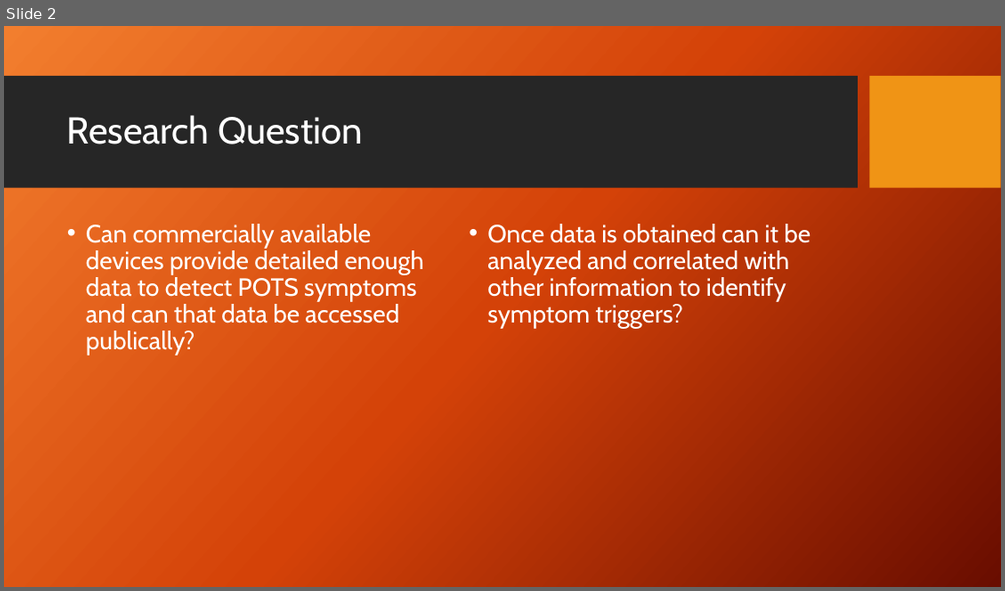
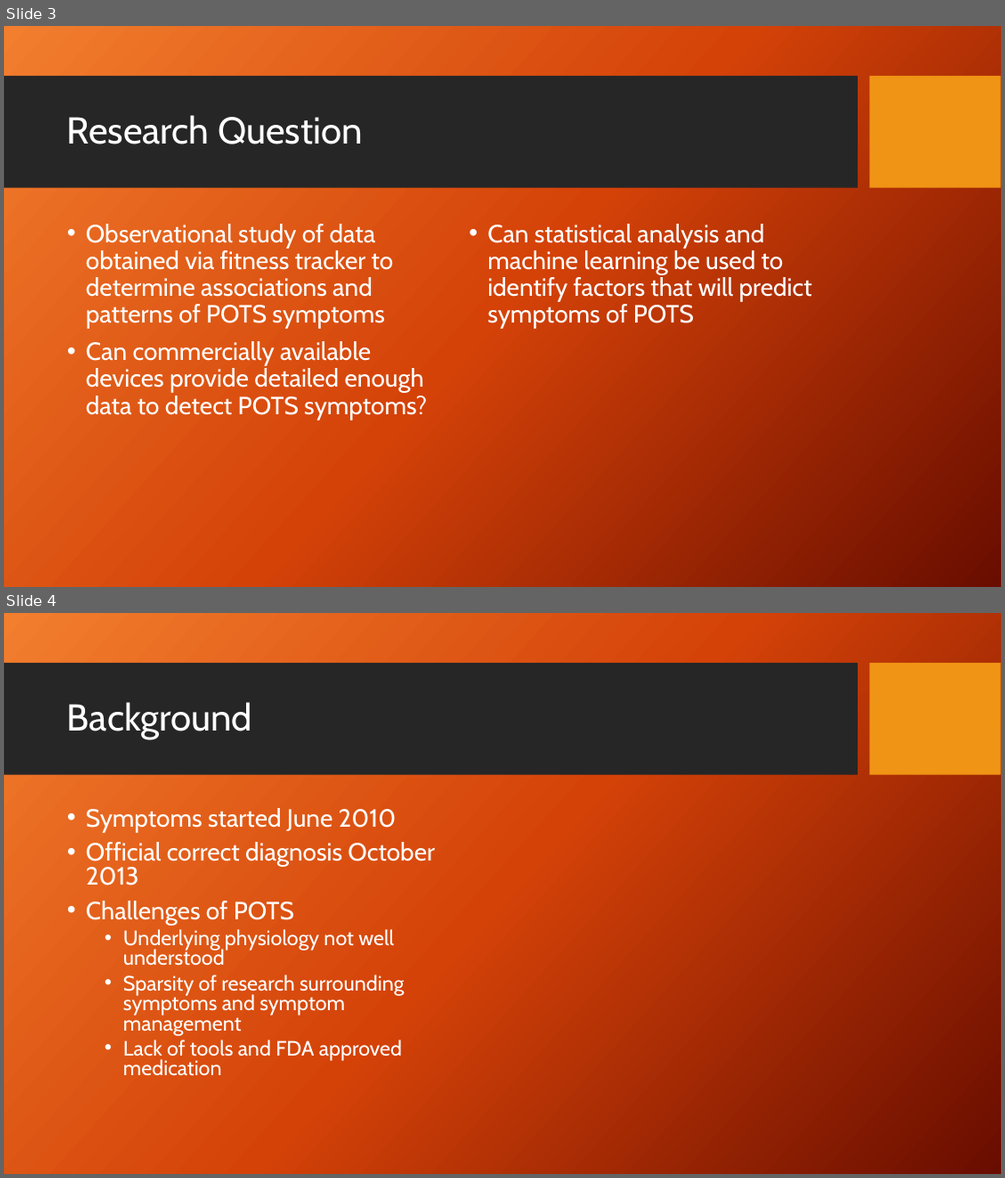
Before and after one commit to julielinx/Practicum1, a slide deck: Practicum 1 presentation.pptx. Shown one above the other, each under a label of ours: slide 2 before the commit, slides 3 and 4 after it. The pictures are 1005x591 and 1005x1178 pixels, drawn with LibreOffice and Linux fonts; fonts in the diff are those of the drawing; background and template pictures are left out. Boxes give left, top, right and bottom in pixels: in the first picture for what was removed or moved away, otherwise in the second. Text is boxed around its words. In the diff, an @@ line names an element or a change of style, - is before the commit and + after.

```diff
--- a/Practicum 1 presentation.pptx
+++ b/Practicum 1 presentation.pptx
@@ slide 4 added at [4,613,1001,1174], background picture (left out); not listed: 2 template elements that a slide beside it also shows @@
@@ title added at [67,702,252,739], 36 pt, text #FFFFFF @@
+Background
@@ text added at [86,808,435,1076], 20 pt, text #FFFFFF @@
+• Symptoms started June 2010
+• Official correct diagnosis October 2013
+• Challenges of POTS
+  • Underlying physiology not well understood
+  • Sparsity of research surrounding symptoms and symptom management
+  • Lack of tools and FDA approved medication
@@ what was slide 2 is now slide 3 @@
@@ slide 3 changed as well @@
@@ text at [86,224,427,419]: text changed @@
-• Can commercially available devices provide detailed enough data to detect POTS symptoms and can that data be accessed publically?
+• Observational study of data obtained via fitness tracker to determine associations and patterns of POTS symptoms
+• Can commercially available devices provide detailed enough data to detect POTS symptoms?
@@ text at [487,224,812,329]: text changed @@
-• Once data is obtained can it be analyzed and correlated with other information to identify symptom triggers?
+• Can statistical analysis and machine learning be used to identify factors that will predict symptoms of POTS
```
Also in this commit, not shown: 5 other slides changed, 7 other slides added, 1 other file.
